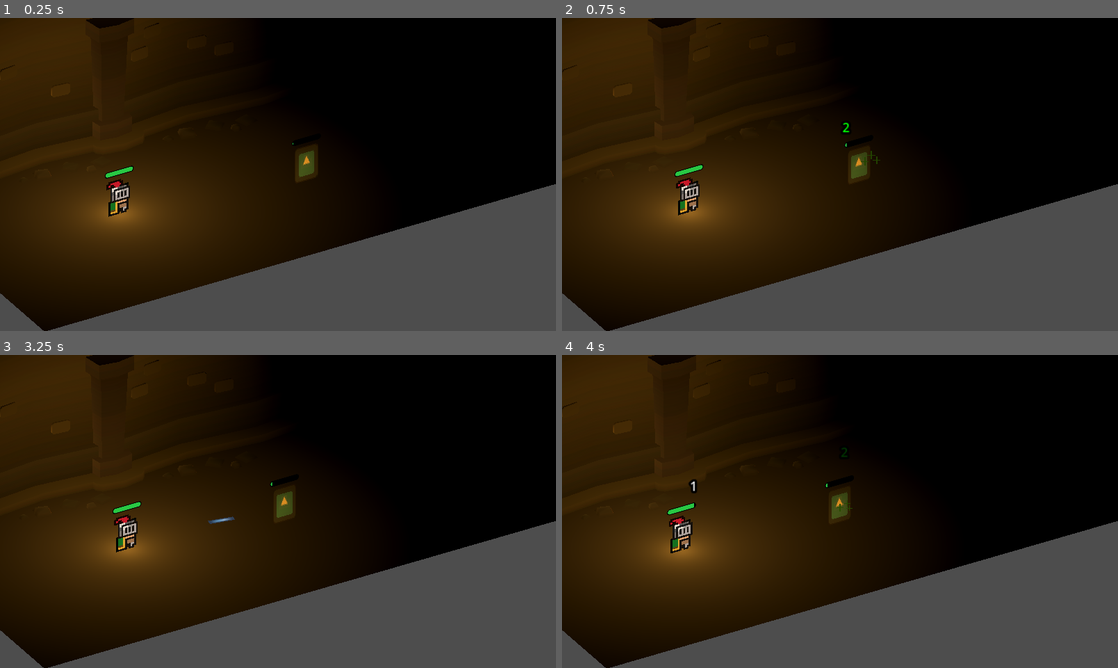
Above: before the commit, frames 1-4 (two rows, left to right).
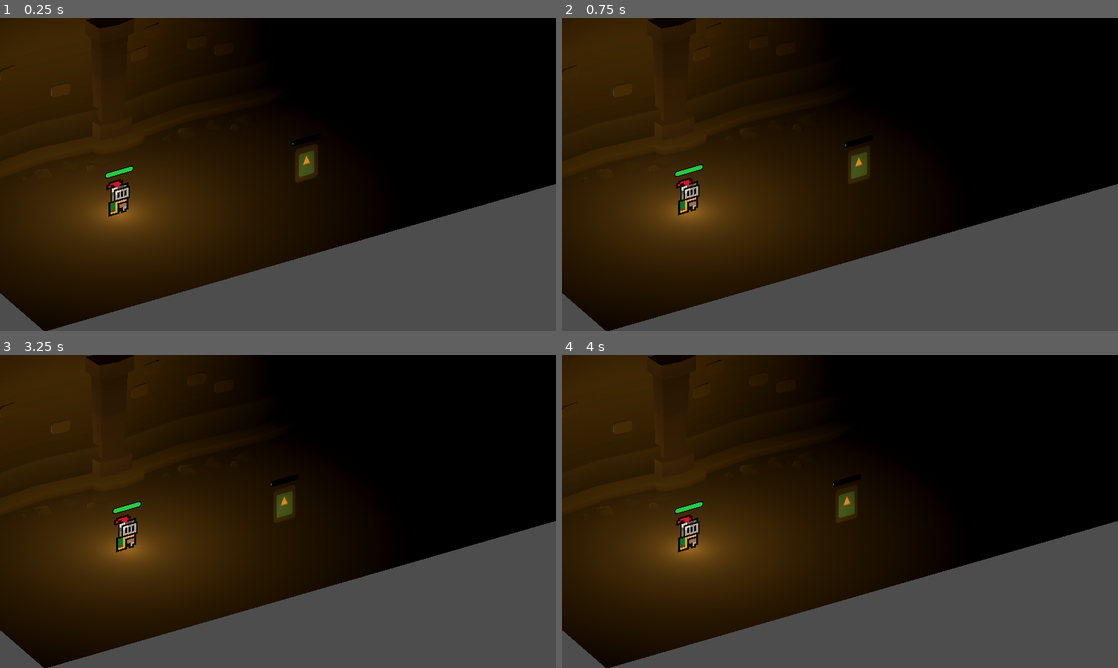
Above: after the commit, the same moments.

Repository: NouCake/ram-dungeon
Game: Godot game, scene res://3d_test.tscn
Two runs of this game, one before a commit and one after it. Both use one fixed random seed, a clock stepped at 60 frames per second and the inputs below. The engine's default icon, where the game draws it, is replaced by a stand-in: a white triangle on a blue panel in a dark square.
Inputs:
- Up to frame 1 (0.25 s): no input
- Up to frame 2 (0.75 s): tap Enter (ui_accept) at 0.5 s
- Up to frame 3 (3.25 s): tap Enter (ui_accept) at 0.77, 1.52, 2, 2.75, 3.02 s
- Up to frame 4 (4 s): tap Enter (ui_accept) at 3.77 s

Frame 1 is identical in both runs. In frame 2, less than 0.1% of the frame differs, in the area x 50-58%, y 33-48%; in frame 3, less than 0.1%; in frame 4, 0.9%, in the area x 18-53%, y 29-64%.
Error after the commit: Parse Error: Could not resolve class "BaseActionTargeting". (res://assets/scripts/action/action_projectile.gd:1)

Commit message:
Add casting time system (CasterComponent + target snapshots)

Diff:
--- a/assets/entities/base_player.tscn
+++ b/assets/entities/base_player.tscn
@@ -7,6 +7,7 @@
 [ext_resource type="Script" uid="uid://p1i5c8q40s43" path="res://assets/scripts/component/health.gd" id="7_wiayc"]
 [ext_resource type="Script" uid="uid://cf35qhl3q52e2" path="res://assets/scripts/move_dungeon_clear.gd" id="8_wiayc"]
 [ext_resource type="Script" uid="uid://dklepcgv41dhm" path="res://assets/scripts/component/knockback.gd" id="9_jsamf"]
+[ext_resource type="Script" uid="uid://c_caster" path="res://assets/scripts/component/caster.gd" id="10_caster"]
 [ext_resource type="PackedScene" uid="uid://crarjc5ro56mv" path="res://assets/components/ui/health_bar.tscn" id="11_ftfp5"]
 
 [sub_resource type="AtlasTexture" id="AtlasTexture_wiayc"]
@@ -247,6 +248,10 @@
 max_health = 15
 auto_delete = false
 metadata/_custom_type_script = "uid://p1i5c8q40s43"
+
+[node name="caster" type="Node" parent="." unique_id=2100000002]
+script = ExtResource("10_caster")
+metadata/_custom_type_script = "uid://c_caster"
 
 [node name="knockback" type="Node" parent="." unique_id=1646886231]
 script = ExtResource("9_jsamf")
--- a/assets/entities/enemy.tscn
+++ b/assets/entities/enemy.tscn
@@ -7,6 +7,7 @@
 [ext_resource type="PackedScene" uid="uid://bpww8627o2aqs" path="res://assets/components/detector.tscn" id="6_ten6w"]
 [ext_resource type="Script" uid="uid://p1i5c8q40s43" path="res://assets/scripts/component/health.gd" id="7_oebcf"]
 [ext_resource type="Script" uid="uid://cfj6hjwkrjd8e" path="res://assets/scripts/entity.gd" id="7_ten6w"]
+[ext_resource type="Script" uid="uid://c_caster" path="res://assets/scripts/component/caster.gd" id="7_caster"]
 [ext_resource type="PackedScene" uid="uid://crarjc5ro56mv" path="res://assets/components/ui/health_bar.tscn" id="8_oebcf"]
 
 [sub_resource type="CylinderShape3D" id="CylinderShape3D_o1qma"]
@@ -92,6 +93,10 @@
 
 [node name="detector" parent="." unique_id=100270341 instance=ExtResource("6_ten6w")]
 
+[node name="caster" type="Node" parent="." unique_id=2100000001]
+script = ExtResource("7_caster")
+metadata/_custom_type_script = "uid://c_caster"
+
 [node name="health" type="Node" parent="." unique_id=2044996375]
 script = ExtResource("7_oebcf")
 metadata/_custom_type_script = "uid://p1i5c8q40s43"
--- /dev/null
+++ b/assets/entities/enemy_healer.tscn
@@ -0,0 +1,32 @@
+[gd_scene format=3 uid="uid://d_enemy_healer"]
+
+[ext_resource type="PackedScene" uid="uid://cbia0nf0c58h8" path="res://assets/entities/enemy.tscn" id="1_enemy_base"]
+[ext_resource type="Script" uid="uid://c_action_heal" path="res://assets/scripts/action/action_heal.gd" id="2_action_heal"]
+[ext_resource type="PackedScene" uid="uid://d_vfx_heal" path="res://assets/entities/vfx/vfx_heal.tscn" id="3_vfx_heal"]
+
+[sub_resource type="ViewportTexture" id="ViewportTexture_1"]
+viewport_path = NodePath("SubViewport")
+
+[node name="enemy_healer" unique_id=2000000001 instance=ExtResource("1_enemy_base")]
+
+[node name="move" parent="." index="6" unique_id=2000000002]
+detection_range = 7.0
+prefered_target_distance = 4.0
+move_speed = 0.5
+move_back = true
+
+[node name="action_heal" type="Node3D" parent="." index="9" unique_id=2000000003]
+transform = Transform3D(1, 0, 0, 0, 1, 0, 0, 0, 1, 0, 0.25, 0)
+script = ExtResource("2_action_heal")
+heal_amount = 2
+heal_vfx = ExtResource("3_vfx_heal")
+target_filters = Array[String](["enemy"])
+action_range = 6.0
+action_interval = 4.0
+cast_time_s = 0.8
+cancel_on_target_out_of_range = true
+cancel_on_target_invalid = true
+metadata/_custom_type_script = "uid://c_action_heal"
+
+[node name="healthbar" parent="." index="11" unique_id=2000000004]
+texture = SubResource("ViewportTexture_1")
--- a/assets/entities/enemy_ranged.tscn
+++ b/assets/entities/enemy_ranged.tscn
@@ -22,6 +22,9 @@
 target_filters = Array[String](["player"])
 action_range = 5.0
 action_interval = 3.0
+cast_time_s = 0.6
+cancel_on_target_out_of_range = true
+cancel_on_target_invalid = true
 metadata/_custom_type_script = "uid://cnp3jo4lruyy"
 
 [node name="healthbar" parent="." index="11" unique_id=944459381]
--- a/assets/scripts/action/action_heal.gd
+++ b/assets/scripts/action/action_heal.gd
@@ -5,14 +5,13 @@
 @export var heal_amount := 2
 @export var heal_vfx: PackedScene
 
-func perform_action() -> bool:
-	return heal()
+func resolve_action(snapshot) -> bool:
+	return heal(snapshot)
 
-func heal() -> bool:
-	var target := detector.find_closest(target_filters, action_range, true)
-
-	if target == null:
+func heal(snapshot) -> bool:
+	if snapshot == null or !snapshot.is_target_valid():
 		return false
+	var target := snapshot.target
 
 	if not target.has_node("health"):
 		return false
--- a/assets/scripts/action/action_projectile.gd
+++ b/assets/scripts/action/action_projectile.gd
@@ -9,22 +9,19 @@
 func _enter_tree() -> void:
 	assert(projectile != null, "ActionProjectile requires a valid projectile PackedScene to instantiate.")
 
-func perform_action() -> bool:
-	return shoot()
+func resolve_action(snapshot) -> bool:
+	return shoot(snapshot)
 
-func shoot() -> bool:
-	var target := detector.find_closest(target_filters, action_range, true);
-
-	if target == null:
+func shoot(snapshot) -> bool:
+	if snapshot == null or !snapshot.is_target_valid():
 		return false
+	var target := snapshot.target
 
 	var parent: Node3D = get_parent()
-	#print("Shooter Components shoots at: " + target.name)
+	var new_projectile: Projectile = projectile.instantiate()
 
-	var new_projectile: Projectile = projectile.instantiate();
-
-	var dist := target.global_position - global_position;
-	dist.y = global_position.y
+	var dist := target.global_position - global_position
+	dist.y = 0
 	new_projectile.shoot_direction = dist.normalized()
 	new_projectile.shoot_origin = parent
 	new_projectile.rotation.y = atan2(dist.x, dist.z)
--- a/assets/scripts/action/base_action_targeting.gd
+++ b/assets/scripts/action/base_action_targeting.gd
@@ -2,6 +2,8 @@
 class_name BaseActionTargeting
 
 extends BaseTimedAction
+
+const TargetSnapshotRes = preload("res://assets/scripts/action/target_snapshot.gd")
 
 ## Filters to apply when searching for targets
 @export var target_filters: Array[String] = ["enemy"]
@@ -10,3 +12,12 @@
 @export var action_range: float
 
 @onready var detector := TargetDetectorComponent.Get(get_parent())
+
+func get_target_snapshot():
+	var snap := TargetSnapshotRes.new()
+	snap.max_range = action_range
+	var t := detector.find_closest(target_filters, action_range, true)
+	snap.target = t
+	if t:
+		snap.target_position = t.global_position
+	return snap
--- a/assets/scripts/action/base_action_timed.gd
+++ b/assets/scripts/action/base_action_timed.gd
@@ -2,6 +2,9 @@
 class_name BaseTimedAction
 
 extends Node3D
+
+const CasterComponentRes = preload("res://assets/scripts/component/caster.gd")
+const TargetSnapshotRes = preload("res://assets/scripts/action/target_snapshot.gd")
 
 ## Time in seconds between each action attempt
 @export var action_interval: float
@@ -23,6 +26,38 @@
 		time_since_last_action += delta
 
 
-## Override this method to perform the desired action.
+## Casting / windup settings
+@export var cast_time_s := 0.0
+@export var can_move_while_casting := true
+@export var cancel_on_target_out_of_range := true
+@export var cancel_on_target_invalid := true
+@export var cancel_on_damage := false
+
+
+## Main entrypoint invoked by the timer cadence.
+## Default behavior: if cast_time_s > 0, begin casting via CasterComponent and resolve on completion.
 func perform_action() -> bool:
+	# If parent is already casting something else, don't start.
+	var caster := CasterComponentRes.Get(get_parent())
+	if caster and caster.is_casting():
+		return false
+
+	if cast_time_s <= 0.0001:
+		return resolve_action(get_target_snapshot())
+
+	if !caster:
+		push_warning("No CasterComponent found on %s; cannot cast action %s" % [get_parent().name, name])
+		return false
+
+	var snap := get_target_snapshot()
+	return caster.try_start_cast(self, snap, cast_time_s, can_move_while_casting, cancel_on_target_out_of_range, cancel_on_target_invalid, cancel_on_damage)
+
+
+## Override: return a snapshot of the target at cast start, if relevant.
+func get_target_snapshot():
+	return null
+
+## Override: do the actual action (damage/heal/spawn/etc.).
+## Called immediately for cast_time_s==0, or at cast completion when cast_time_s>0.
+func resolve_action(_snapshot) -> bool:
 	return false
--- /dev/null
+++ b/assets/scripts/action/target_snapshot.gd
@@ -0,0 +1,11 @@
+## Lightweight snapshot of a target at cast start.
+## Used to ensure cancellation rules (out of range/invalid) are consistent during windup.
+class_name TargetSnapshot
+extends RefCounted
+
+var target: Node3D = null
+var target_position: Vector3 = Vector3.ZERO
+var max_range: float = 0.0
+
+func is_target_valid() -> bool:
+	return target != null and is_instance_valid(target)
--- /dev/null
+++ b/assets/scripts/component/caster.gd
@@ -0,0 +1,127 @@
+class_name CasterComponent
+extends Node
+
+static var component_name: String = "caster"
+
+signal cast_started(action: Node, cast_time_s: float)
+signal cast_progress(action: Node, progress_0_1: float)
+signal cast_cancelled(action: Node, reason: String)
+signal cast_finished(action: Node)
+
+static func Is(node: Node) -> bool:
+	if node == null:
+		return false
+	if node.has_node(component_name):
+		assert(node.get_node(component_name) is CasterComponent, "Node has a %s component but type is wrong." % component_name)
+		return true
+	return false
+
+static func Get(node: Node) -> CasterComponent:
+	if Is(node):
+		return node.get_node(component_name)
+	return null
+
+var _is_casting := false
+var _elapsed := 0.0
+
+var _action: Node = null
+var _snapshot: TargetSnapshot = null
+
+var _cast_time_s := 0.0
+var _can_move_while_casting := true
+var _cancel_on_target_out_of_range := true
+var _cancel_on_target_invalid := true
+var _cancel_on_damage := false
+
+var _health: HealthComponent = null
+
+func _ready() -> void:
+	assert(name == component_name, "Component must be named %s to be recognized." % component_name)
+	_health = HealthComponent.Get(get_parent())
+	if _health:
+		_health.was_hit.connect(_on_was_hit)
+
+func is_casting() -> bool:
+	return _is_casting
+
+func movement_locked() -> bool:
+	return _is_casting and !_can_move_while_casting
+
+func try_start_cast(action: Node, snapshot: TargetSnapshot, cast_time_s: float, can_move_while_casting: bool, cancel_on_target_out_of_range: bool, cancel_on_target_invalid: bool, cancel_on_damage: bool) -> bool:
+	if _is_casting:
+		return false
+
+	_is_casting = true
+	_elapsed = 0.0
+	_action = action
+	_snapshot = snapshot
+	_cast_time_s = max(cast_time_s, 0.0)
+	_can_move_while_casting = can_move_while_casting
+	_cancel_on_target_out_of_range = cancel_on_target_out_of_range
+	_cancel_on_target_invalid = cancel_on_target_invalid
+	_cancel_on_damage = cancel_on_damage
+
+	cast_started.emit(_action, _cast_time_s)
+	cast_progress.emit(_action, 0.0)
+	return true
+
+func cancel_cast(reason: String) -> void:
+	if !_is_casting:
+		return
+	var a := _action
+	_reset_state()
+	cast_cancelled.emit(a, reason)
+
+func _process(delta: float) -> void:
+	if !_is_casting:
+		return
+
+	# cancellation checks
+	if _cancel_on_target_invalid and _snapshot != null and _snapshot.target != null and !is_instance_valid(_snapshot.target):
+		cancel_cast("target_invalid")
+		return
+
+	if _cancel_on_target_out_of_range and _snapshot != null and _snapshot.is_target_valid() and _snapshot.max_range > 0.001:
+		var parent_3d := get_parent() as Node3D
+		if parent_3d:
+			var dist := (parent_3d.global_position - _snapshot.target.global_position).length()
+			if dist > _snapshot.max_range:
+				cancel_cast("target_out_of_range")
+				return
+
+	_elapsed += delta
+	var progress := 1.0 if _cast_time_s <= 0.0001 else clamp(_elapsed / _cast_time_s, 0.0, 1.0)
+	cast_progress.emit(_action, progress)
+
+	if _elapsed >= _cast_time_s:
+		_finish_cast()
+
+func _finish_cast() -> void:
+	if !_is_casting:
+		return
+
+	# resolve action once
+	var a := _action
+	var snap := _snapshot
+	_reset_state()
+
+	# Call action.resolve_action(snapshot) if present
+	if a != null and is_instance_valid(a) and a.has_method("resolve_action"):
+		a.call("resolve_action", snap)
+
+	cast_finished.emit(a)
+
+func _reset_state() -> void:
+	_is_casting = false
+	_elapsed = 0.0
+	_action = null
+	_snapshot = null
+	_cast_time_s = 0.0
+	_can_move_while_casting = true
+	_cancel_on_target_out_of_range = true
+	_cancel_on_target_invalid = true
+	_cancel_on_damage = false
+
+func _on_was_hit(_info: DamageInfo) -> void:
+	if _is_casting and _cancel_on_damage:
+		cancel_cast("damage")
